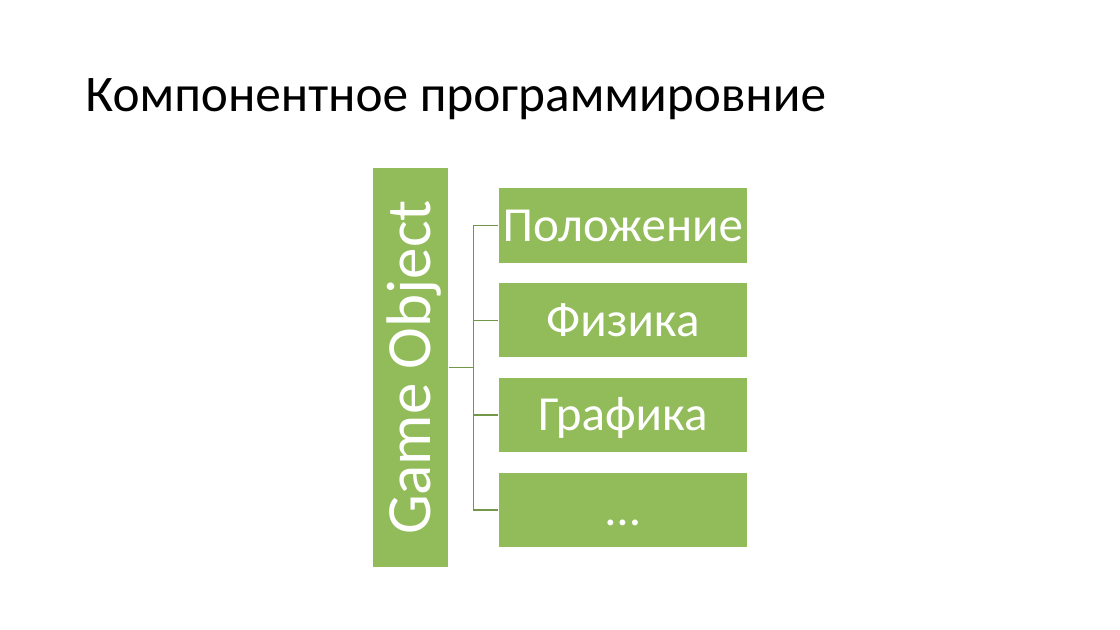
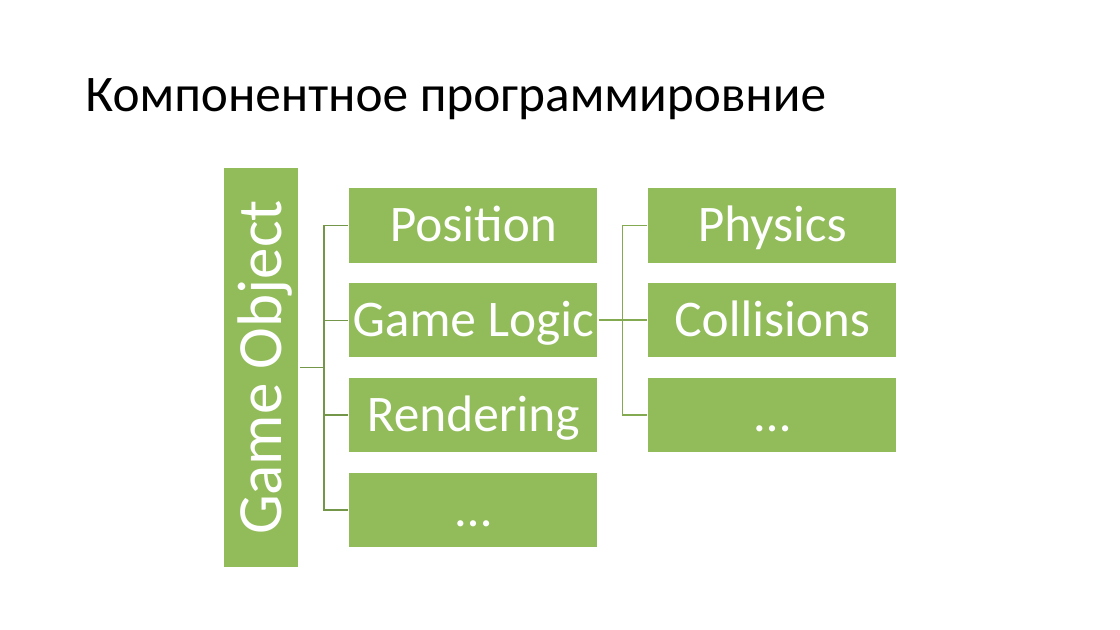
Before and after one commit to kugushev/presentations, a slide deck: slide 38 of 2020_GameDev-As-Hobby/Presentation.pptx (slide 33 before the commit). Drawn at 1120x630 pixels with LibreOffice and Linux fonts; fonts in the diff are those of the drawing. Boxes give left, top, right and bottom in pixels: in the first picture for what was removed or moved away, otherwise in the second. Text is boxed around its words. In the diff, an @@ line names an element or a change of style, - is before the commit and + after.

```diff
--- a/2020_GameDev-As-Hobby/Presentation.pptx
+++ b/2020_GameDev-As-Hobby/Presentation.pptx
@@ text removed at box(503, 209, 743, 242) @@
-Положение
@@ 4 freeform shapes, 4 rectangles, 2 texts: place and size @@
-4 freeform shapes, 4 rectangles, 2 texts at box(371, 167, 748, 567)
+4 freeform shapes, 4 rectangles, 2 texts at box(222, 167, 598, 567)
@@ text removed at box(546, 303, 699, 337) @@
-Физика
@@ rectangle: place and size @@
-rectangle at box(498, 377, 748, 453)
+rectangle at box(648, 377, 897, 453)
@@ group added at box(349, 187, 897, 453): 6 texts, 3 freeform shapes, 3 rectangles @@
+Position
+Game Logic
+Physics
+Collisions
+…
+Rendering
@@ text removed at box(538, 397, 707, 438) @@
-Графика
@@ text "…" at box(349, 472, 598, 548): size 42 to 44 pt @@
```
Also in this commit, not shown: 1 other slide changed, 11 slides added, 5 slides removed.
